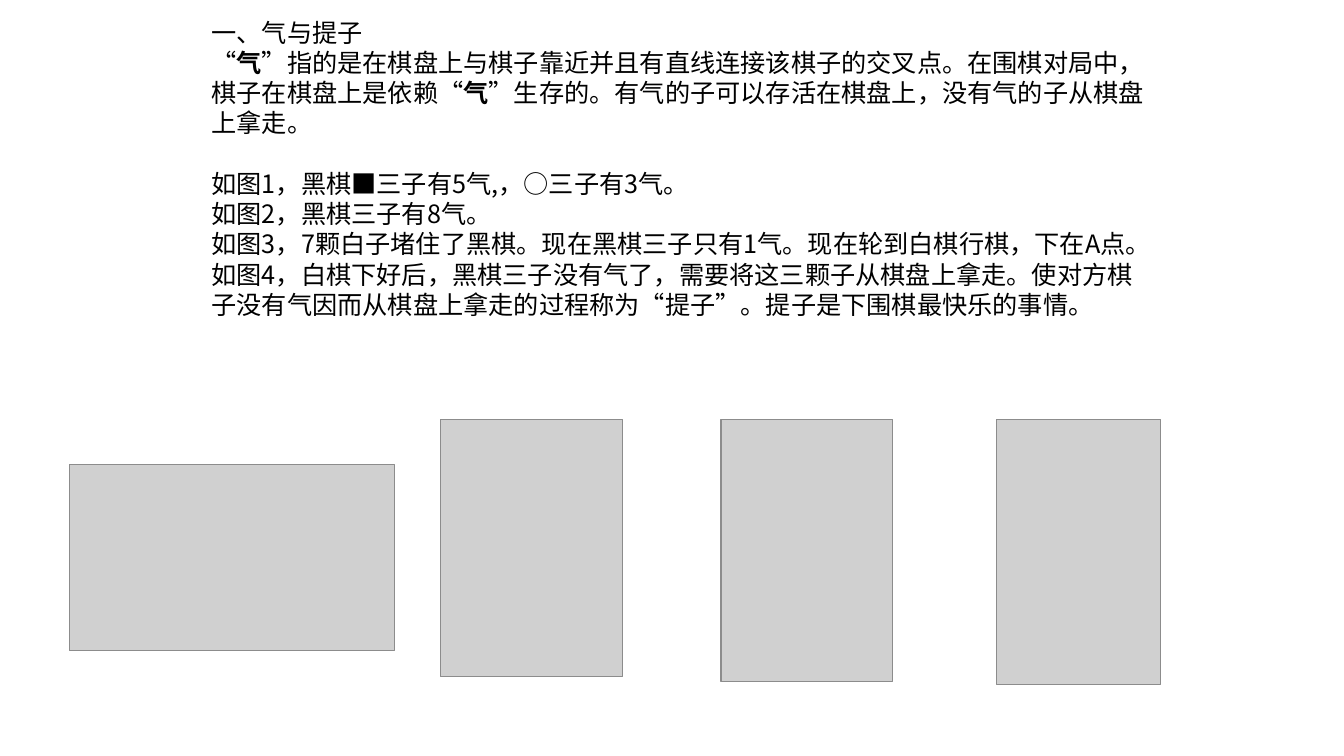
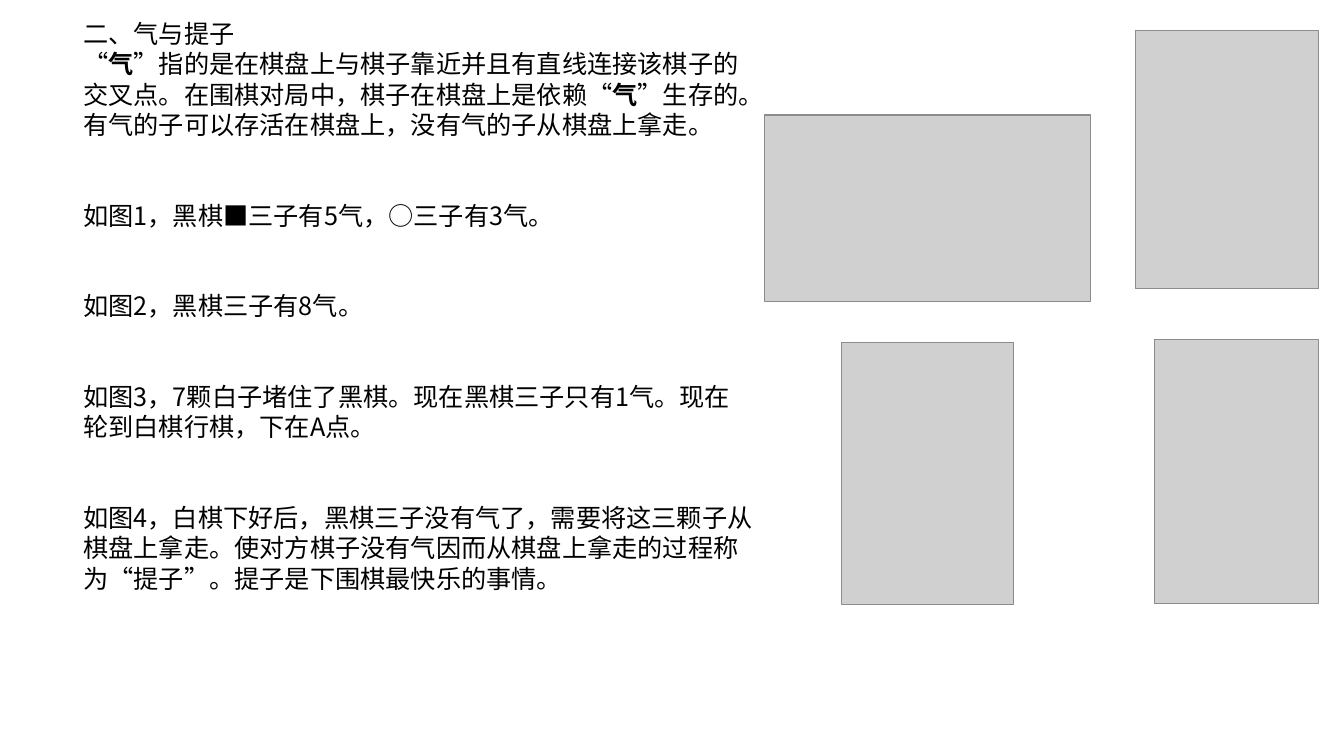
Before and after one commit to GeorgeWang2000/3D_chess_education, a slide deck: slide 3 of document/围棋.pptx (slide 2 before the commit). Drawn at 1344x756 pixels with LibreOffice and Linux fonts; fonts in the diff are those of the drawing; grey boxes stand for pictures. Boxes give left, top, right and bottom in pixels: in the first picture for what was removed or moved away, otherwise in the second. Text is boxed around its words. In the diff, an @@ line names an element or a change of style, - is before the commit and + after.

```diff
--- a/document/围棋.pptx
+++ b/document/围棋.pptx
@@ text "二、气与提子": place and size @@
-text "二、气与提子" at (212, 21, 1151, 316)
+text "二、气与提子" at (83, 22, 763, 590)
@@ text at (83, 22, 234, 45): text changed @@
-一、气与提子
+二、气与提子
@@ picture: place and size @@
-picture at (441, 419, 623, 677)
+picture at (1136, 31, 1319, 288)
@@ picture: place and size @@
-picture at (70, 465, 395, 651)
+picture at (765, 115, 1091, 301)
@@ text at (83, 203, 553, 228): text changed @@
-如图1，黑棋■三子有5气,，○三子有3气。
+如图1，黑棋■三子有5气，○三子有3气。
@@ picture: place and size @@
-picture at (721, 419, 893, 682)
+picture at (842, 342, 1014, 604)
@@ picture: place and size @@
-picture at (997, 419, 1162, 685)
+picture at (1155, 339, 1320, 604)
```
Also in this commit, not shown: 2 other slides changed, 4 slides added, 3 other files.
